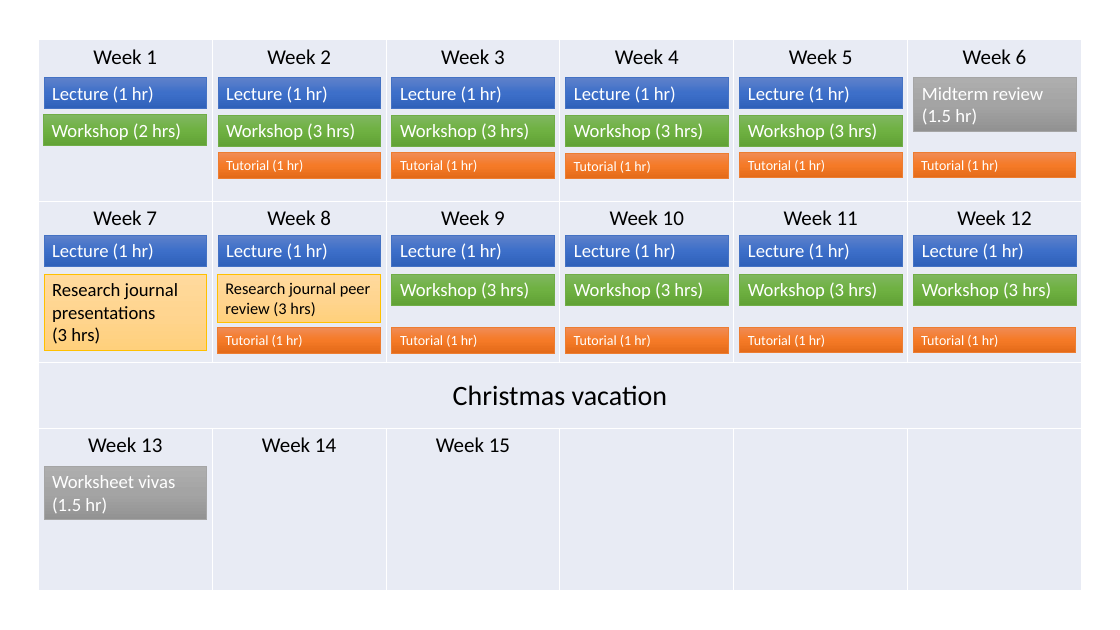
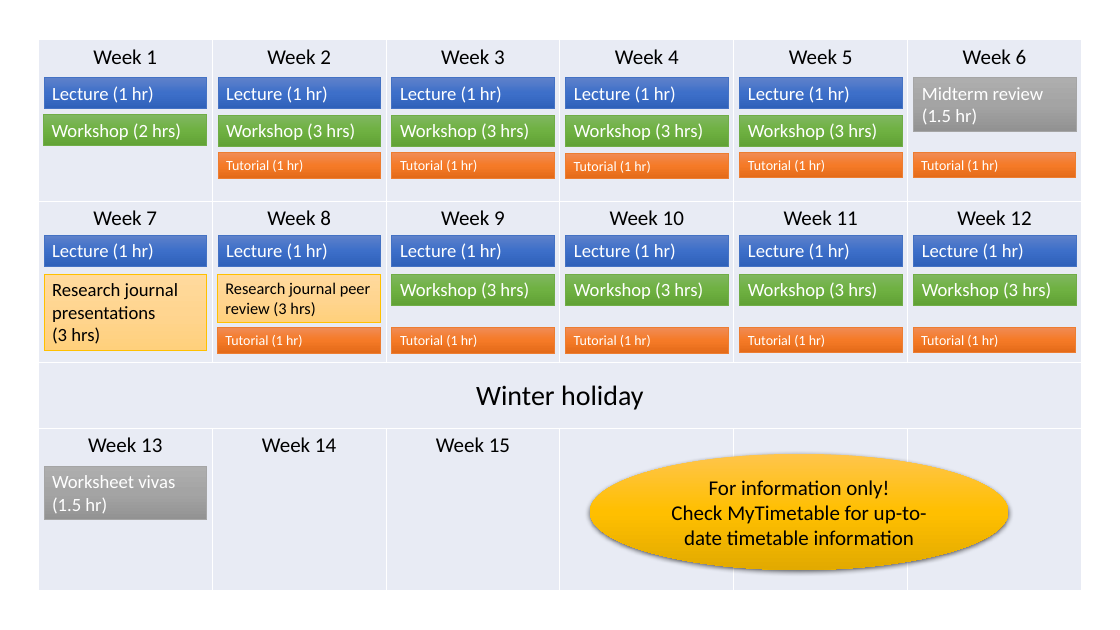
Before and after one commit to Falmouth-Games-Academy/bsc-course-materials, a slide deck: slide 8 of COMP110/01/induction.pptx (slide 7 before the commit). Drawn at 1120x630 pixels with LibreOffice and Linux fonts; fonts in the diff are those of the drawing. Boxes give left, top, right and bottom in pixels: in the first picture for what was removed or moved away, otherwise in the second. Text is boxed around its words. In the diff, an @@ line names an element or a change of style, - is before the commit and + after.

```diff
--- a/COMP110/01/induction.pptx
+++ b/COMP110/01/induction.pptx
@@ table at box(39, 39, 1082, 590) @@
-row 3, column 1: Christmas vacation
+row 3, column 1: Winter holiday
@@ ellipse added at box(590, 454, 1008, 570), fill gradient #FFC64B to #FFC000 to #E3AB00, 18 pt, text #000000 @@
+For information only!
+Check MyTimetable for up-to-date timetable information
```
Also in this commit, not shown: 4 other slides changed, 4 slides added, 2 slides removed, 12 other files.
